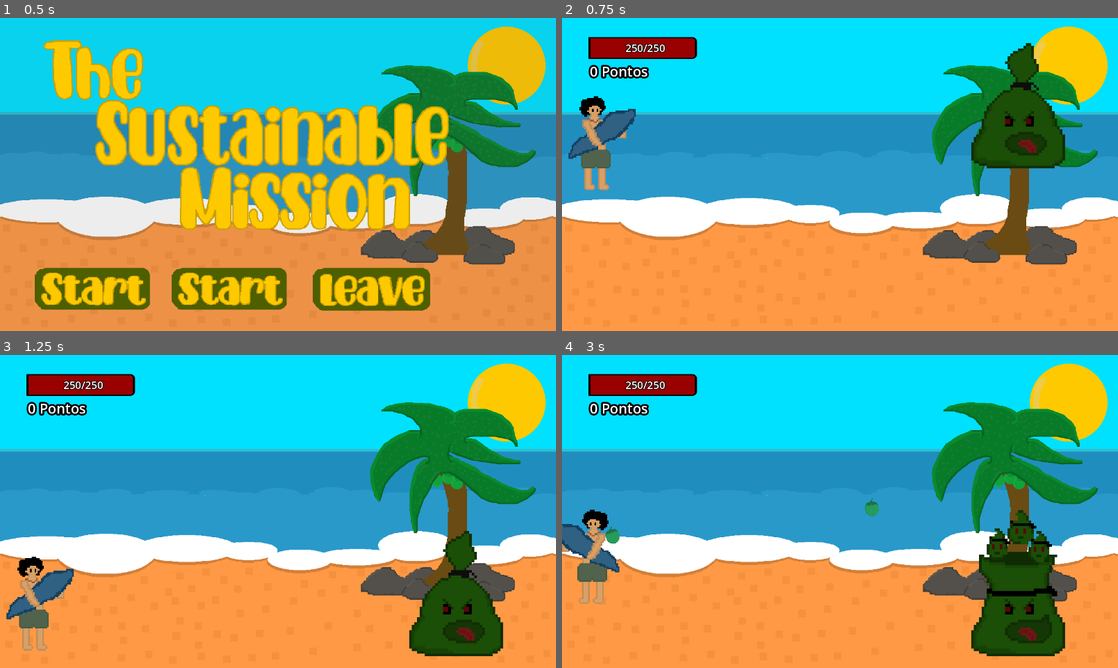
Above: before the commit, frames 1-4 (two rows, left to right).
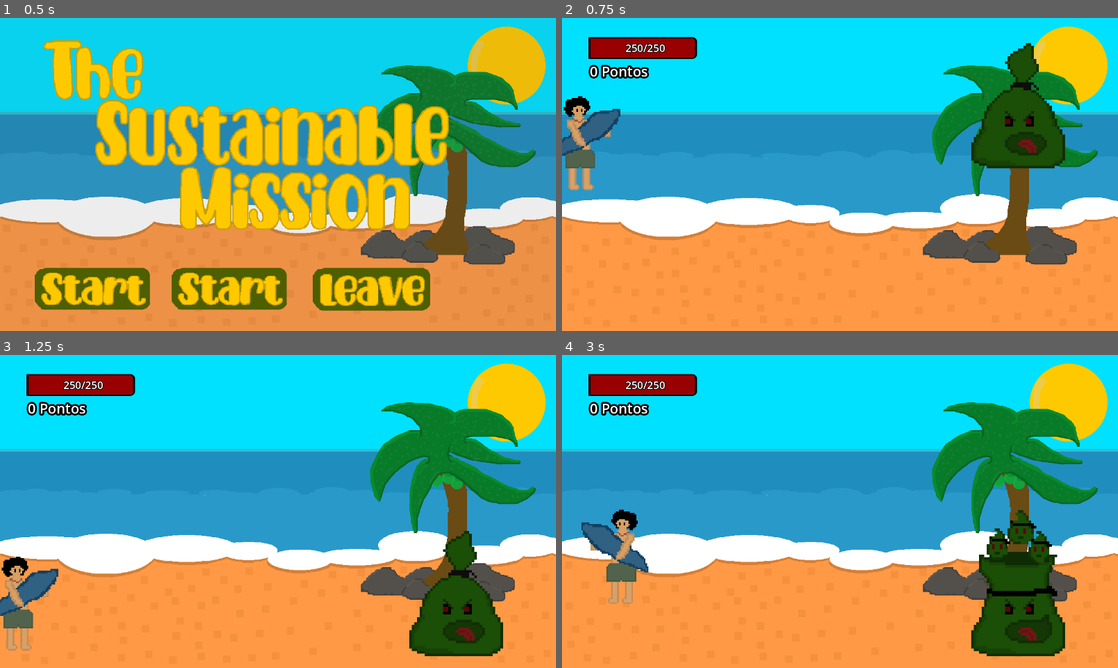
Above: after the commit, the same moments.

Repository: ppndovava/oficinades
Game: Godot game, scene res://Cenas/Main/TelaInicial.tscn
Same seed, same stepped clock (60 frames per second), same inputs: the game is played once before the commit and once after it.
Inputs (mouse positions are in pixels of both pictures, inside the frame that each line leads up to):
- Up to frame 1 (0.5 s): no input
- Up to frame 2 (0.75 s): click (656, 290) at 0.5 s
- Up to frame 3 (1.25 s): no input
- Up to frame 4 (3 s): tap Enter (ui_accept) at 1.25, 1.52, 2.27 s; move the mouse to (962, 495) at 1.27 s; tap A (A) at 1.35, 2.3, 2.85 s; click (962, 495) at 1.42 s; tap D (D) at 1.55, 2.1 s; move the mouse to (728, 527) at 2.02 s; click (728, 527) at 2.17 s; move the mouse to (895, 442) at 2.77 s; click (895, 442) at 2.92 s

Frame 1 is identical in both runs. In frame 2, 2.1% of the frame differs, in the area x 0-14%, y 24-56%; in frame 3, 2.1%; in frame 4, 3.0%, in the area x 0-57%, y 45-80%.

Commit message:
Attack/Coco Incorporado
Co-Authored-By: ppndovava <162369315+ppndovava@users.noreply.github.com>

Diff:
--- a/Cenas/Inimigo/inimigo_1.tscn
+++ b/Cenas/Inimigo/inimigo_1.tscn
@@ -161,4 +161,5 @@
 rotation = 1.5708
 shape = SubResource("RectangleShape2D_vkt0r")
 
+[connection signal="body_entered" from="Hurtbox" to="." method="_on_hurtbox_body_entered"]
 [connection signal="body_entered" from="Hurtbox" to="Hurtbox" method="_on_body_entered"]
--- a/Cenas/Main/bullet.tscn
+++ b/Cenas/Main/bullet.tscn
@@ -4,6 +4,7 @@
 [ext_resource type="Script" path="res://Script/Main/bullet.gd" id="1_n3r1u"]
 
 [node name="Bullet" type="Area2D"]
+collision_mask = 6
 script = ExtResource("1_n3r1u")
 
 [node name="Sprite2D" type="Sprite2D" parent="."]
--- a/Cenas/Player/Player.tscn
+++ b/Cenas/Player/Player.tscn
@@ -1,17 +1,37 @@
-[gd_scene load_steps=13 format=3 uid="uid://cdd4j4eb1kav6"]
+[gd_scene load_steps=19 format=3 uid="uid://cdd4j4eb1kav6"]
 
 [ext_resource type="Script" path="res://Script/Player/Player.gd" id="1_mmx43"]
 [ext_resource type="Texture2D" uid="uid://c0evj0yumndeg" path="res://Assets/Surfista/surfista_0001.webp" id="1_ptwjw"]
+[ext_resource type="Texture2D" uid="uid://jv4ews0dsmxp" path="res://Assets/Surfista/surfista atacando_0001.png" id="2_dkxja"]
 [ext_resource type="Texture2D" uid="uid://b22g1g83rj12t" path="res://Assets/Surfista/surfista_0002.webp" id="3_3dsjx"]
+[ext_resource type="Texture2D" uid="uid://b45ksaivkq4bn" path="res://Assets/Surfista/surfista atacando_0002.png" id="3_ruoty"]
 [ext_resource type="Texture2D" uid="uid://b6un555mdfbxt" path="res://Assets/Surfista/surfista_0003.webp" id="4_8fm24"]
+[ext_resource type="Texture2D" uid="uid://cxm8rvne4i0sk" path="res://Assets/Surfista/surfista atacando_0003.png" id="4_teckv"]
+[ext_resource type="Texture2D" uid="uid://ewlxnx74o2ck" path="res://Assets/Surfista/surfista atacando_0004.png" id="5_f2eqb"]
 [ext_resource type="Texture2D" uid="uid://bfub4yai5qpu2" path="res://Assets/Surfista/surfista_0004.webp" id="5_hec74"]
 [ext_resource type="Texture2D" uid="uid://beldqj5jl8k6o" path="res://Assets/Surfista/surfista_0005.webp" id="6_qv3e8"]
 [ext_resource type="Texture2D" uid="uid://brbcmkjk7js5o" path="res://Assets/Surfista/surfista_0006.webp" id="7_2itlh"]
 [ext_resource type="PackedScene" uid="uid://diowgriv72ajy" path="res://Cenas/Inimigo/hurtbox.tscn" id="8_ueyrf"]
-[ext_resource type="Script" path="res://Script/Player/Onde_Atirar.gd" id="9_xl872"]
 
 [sub_resource type="SpriteFrames" id="SpriteFrames_n5vul"]
 animations = [{
+"frames": [{
+"duration": 1.0,
+"texture": ExtResource("2_dkxja")
+}, {
+"duration": 1.0,
+"texture": ExtResource("3_ruoty")
+}, {
+"duration": 1.0,
+"texture": ExtResource("4_teckv")
+}, {
+"duration": 1.0,
+"texture": ExtResource("5_f2eqb")
+}],
+"loop": false,
+"name": &"Attack",
+"speed": 5.0
+}, {
 "frames": [{
 "duration": 1.0,
 "texture": ExtResource("1_ptwjw")
@@ -48,6 +68,66 @@
 [sub_resource type="RectangleShape2D" id="RectangleShape2D_0nt68"]
 size = Vector2(50, 117)
 
+[sub_resource type="Animation" id="Animation_1m511"]
+resource_name = "Attack"
+tracks/0/type = "value"
+tracks/0/imported = false
+tracks/0/enabled = true
+tracks/0/path = NodePath("Hurtbox/CollisionShape2D:position")
+tracks/0/interp = 1
+tracks/0/loop_wrap = true
+tracks/0/keys = {
+"times": PackedFloat32Array(0),
+"transitions": PackedFloat32Array(1),
+"update": 1,
+"values": [Vector2(-25, 1.5)]
+}
+tracks/1/type = "value"
+tracks/1/imported = false
+tracks/1/enabled = true
+tracks/1/path = NodePath("Shape:position")
+tracks/1/interp = 1
+tracks/1/loop_wrap = true
+tracks/1/keys = {
+"times": PackedFloat32Array(0),
+"transitions": PackedFloat32Array(1),
+"update": 1,
+"values": [Vector2(-25, 3)]
+}
+
+[sub_resource type="Animation" id="Animation_0ey62"]
+resource_name = "Normal"
+tracks/0/type = "value"
+tracks/0/imported = false
+tracks/0/enabled = true
+tracks/0/path = NodePath("Shape:position")
+tracks/0/interp = 1
+tracks/0/loop_wrap = true
+tracks/0/keys = {
+"times": PackedFloat32Array(0),
+"transitions": PackedFloat32Array(1),
+"update": 1,
+"values": [Vector2(-5, 3)]
+}
+tracks/1/type = "value"
+tracks/1/imported = false
+tracks/1/enabled = true
+tracks/1/path = NodePath("Hurtbox/CollisionShape2D:position")
+tracks/1/interp = 1
+tracks/1/loop_wrap = true
+tracks/1/keys = {
+"times": PackedFloat32Array(0),
+"transitions": PackedFloat32Array(1),
+"update": 1,
+"values": [Vector2(-5, 1.5)]
+}
+
+[sub_resource type="AnimationLibrary" id="AnimationLibrary_us8lq"]
+_data = {
+"Attack": SubResource("Animation_1m511"),
+"Normal": SubResource("Animation_0ey62")
+}
+
 [node name="Player" type="CharacterBody2D"]
 collision_mask = 14
 script = ExtResource("1_mmx43")
@@ -55,7 +135,7 @@
 [node name="Anim" type="AnimatedSprite2D" parent="."]
 texture_filter = 3
 sprite_frames = SubResource("SpriteFrames_n5vul")
-animation = &"Idle"
+animation = &"Attack"
 
 [node name="Shape" type="CollisionShape2D" parent="."]
 position = Vector2(-5, 3)
@@ -69,9 +149,13 @@
 debug_color = Color(0.964513, 1.05888e-06, 0.492305, 0.42)
 
 [node name="Onde_Atirar" type="Node2D" parent="."]
-script = ExtResource("9_xl872")
 
 [node name="Marker2D" type="Marker2D" parent="Onde_Atirar"]
 position = Vector2(22, 0)
 
+[node name="Colision_animator" type="AnimationPlayer" parent="."]
+libraries = {
+"": SubResource("AnimationLibrary_us8lq")
+}
+
 [connection signal="body_entered" from="Hurtbox" to="." method="_on_hurtbox_body_entered"]
--- a/Cenas/Player/level_one.tscn
+++ b/Cenas/Player/level_one.tscn
@@ -10,11 +10,10 @@
 script/source = "extends Node2D
 
 @onready var label = $Tela/Pontos
-func _physics_process(delta):
+func _physics_process(_delta):
 	label.text = str(Global.pontos,\" Pontos\")
-	if Global.pontos >= 10:
+	if $Enemy_Base.vida <= 0:
 		get_tree().change_scene_to_file(\"res://Cenas/Main/Victory.tscn\")
-		Global.pontos = 0
 "
 
 [sub_resource type="RectangleShape2D" id="RectangleShape2D_e7ebr"]
@@ -65,11 +64,15 @@
 [node name="Player" parent="." node_paths=PackedStringArray("lifebar", "labelBar") groups=["Player"] instance=ExtResource("2_eu5gm")]
 position = Vector2(87, 254)
 scale = Vector2(1.8, 1.8)
+collision_mask = 142
 vel = 400.0
 gravity = 2000.0
 jump = -850.0
 lifebar = NodePath("../Tela/Barra")
 labelBar = NodePath("../Tela/Label")
+
+[node name="Hurtbox" parent="Player" index="2"]
+script = null
 
 [node name="Tela" type="CanvasLayer" parent="."]
 
@@ -108,3 +111,4 @@
 scale = Vector2(6, 6)
 
 [editable path="Player"]
+[editable path="Enemy_Base"]
--- a/Script/Inimigo/enemy_base.gd
+++ b/Script/Inimigo/enemy_base.gd
@@ -1,28 +1,35 @@
-extends CharacterBody2D
+class_name Enemy_Base extends CharacterBody2D
 var gravity = 2500
-enum{IDLE,ATTACK}
-var state = IDLE
-@onready var anim:AnimationPlayer = $Anim
-@onready var texture:Sprite2D = $Texture
-@onready var tempo:Timer = $Tempo
+enum{PARADO,ATACANDO}
+var state = PARADO
+@onready var anim:AnimationPlayer = get_node("Anim")
+@onready var texture:Sprite2D = get_node("Texture")
+@onready var tempo:Timer = get_node("Tempo")
 @export var inimigo:PackedScene
+var vida = 120
+var no_ar = true
 func _ready():
 	tempo.start()
 func _physics_process(delta):
-	velocity.y += gravity * delta
+	print(vida)
+	if no_ar:
+		velocity.y += gravity * delta
+		move_and_slide()
 	match state:
-		IDLE:
+		PARADO:
 			Stopped()
-		ATTACK:
+		ATACANDO:
 			Atacando()
-	move_and_slide()
+	if is_on_floor():
+		no_ar = false
+		velocity = Vector2.ZERO
 func Stopped():
 	if anim.current_animation == "Attack":
-		state = ATTACK
+		state = ATACANDO
 		anim.play("Attack")
 func Atacando():
-	if anim.current_animation == "Idle":
-		state = IDLE
+	if anim.current_animation == "PARADO":
+		state = PARADO
 		anim.play("Idle")
 
 func Animacao_ataque():
@@ -32,7 +39,7 @@
 		enemy.scale = Vector2(1.8,1.8)
 		get_parent().add_child(enemy)
 		enemy.add_to_group("Enemies")
-
+		enemy.name = "Inimigo"
 func _on_tempo_timeout():
 	if anim.current_animation == "Idle":
 		anim.play("Attack")
--- a/Script/Inimigo/hurtbox.gd
+++ b/Script/Inimigo/hurtbox.gd
@@ -1,5 +1,4 @@
 extends Area2D
-
 
 func _on_body_entered(body):
 	if body is Player:
--- a/Script/Inimigo/inimigo_1.gd
+++ b/Script/Inimigo/inimigo_1.gd
@@ -1,14 +1,14 @@
 extends CharacterBody2D
-
 enum {IDLE,WALK,ATTACK}
-var state = IDLE
+var estado = IDLE
 const SPEED = 40
 var dir = 1
-@onready var anim = $Anim
+@onready var anima = $Anim
 @onready var ray = $Ray2D
+@onready var inimigo_base = get_parent().get_node("Enemy_Base")
 var gravidade = 2000
 func _physics_process(delta):
-	anim.current_animation = "Default"
+	anima.current_animation = "Default"
 	if not is_on_floor():
 		velocity.y += gravidade * delta
 	velocity.x = SPEED * dir
@@ -25,3 +25,8 @@
 		$Sprite.flip_h = true
 		ray.target_position.x = 15
 	move_and_slide()
+
+func _on_hurtbox_body_entered(body):
+	if body.name == "Player":
+		queue_free()
+		inimigo_base.vida -= 5
--- a/Script/Player/Onde_Atirar.gd
+++ b/Script/Player/Onde_Atirar.gd
@@ -9,7 +9,7 @@
 		var bala = bullet.instantiate() # criando a instância da bala
 		bala.rotation = rotation #definindo a rotação da bala
 		bala.global_position = $Marker2D.global_position #posição inicial da bala
-		get_tree().get_root().add_child(bala) #adicionando a bala na cena
+		get_parent().add_child(bala) #adicionando a bala na cena
 	if Input.is_mouse_button_pressed(MOUSE_BUTTON_LEFT) and shot_true:
 		shot_true = false #impedindo o jogador de atirar até o tempo de recarga acabar
 		await get_tree().create_timer(1).timeout #tempo de recarga
--- a/Script/Player/Player.gd
+++ b/Script/Player/Player.gd
@@ -23,6 +23,7 @@
 	Barra()
 	velocity.x = Input.get_axis("A","D") *  vel
 	velocity.y += gravity * delta
+	atirar_coco()
 	if velocity.x < 0:
 		anim.flip_h = true
 	elif  velocity.x > 0:
@@ -68,3 +69,25 @@
 func _on_hurtbox_body_entered(body):
 	if body.is_in_group("Enemies"):
 		body.vida -= 20
+
+func atirar_coco():
+	var shot_true = true
+	var bullet = preload("res://Cenas/Main/bullet.tscn")
+	if Input.is_mouse_button_pressed(MOUSE_BUTTON_LEFT) and shot_true:
+		anim.play("Attack")
+		$Colision_animator.play("Attack")
+		await anim.animation_finished
+		if anim.animation == "Attack" and anim.frame == 3 and velocity.x == 0:
+			anim.play("Idle")
+			$Colision_animator.play("Normal")
+		elif anim.animation == "Attack" and anim.frame == 3 and velocity.x != 0:
+			anim.play("Walk")
+			$Colision_animator.play("Normal")
+		var bala = bullet.instantiate() # criando a instância da bala
+		bala.rotation = rotation #definindo a rotação da bala
+		bala.global_position = $Onde_Atirar/Marker2D.global_position #posição inicial da bala
+		get_parent().add_child(bala) #adicionando a bala na cena
+	if Input.is_mouse_button_pressed(MOUSE_BUTTON_LEFT) and shot_true:
+		shot_true = false #impedindo o jogador de atirar até o tempo de recarga acabar
+		await get_tree().create_timer(1).timeout #tempo de recarga
+		shot_true = true #permitindo o jogador atirar
Binary file added: Assets/Surfista/surfista atacando_0001.png
Not shown, added: Assets/Surfista/surfista atacando_0001.png.import
Binary file added: Assets/Surfista/surfista atacando_0002.png
Not shown, added: Assets/Surfista/surfista atacando_0002.png.import
Binary file added: Assets/Surfista/surfista atacando_0003.png
Not shown, added: Assets/Surfista/surfista atacando_0003.png.import
Binary file added: Assets/Surfista/surfista atacando_0004.png
Not shown, added: Assets/Surfista/surfista atacando_0004.png.import
